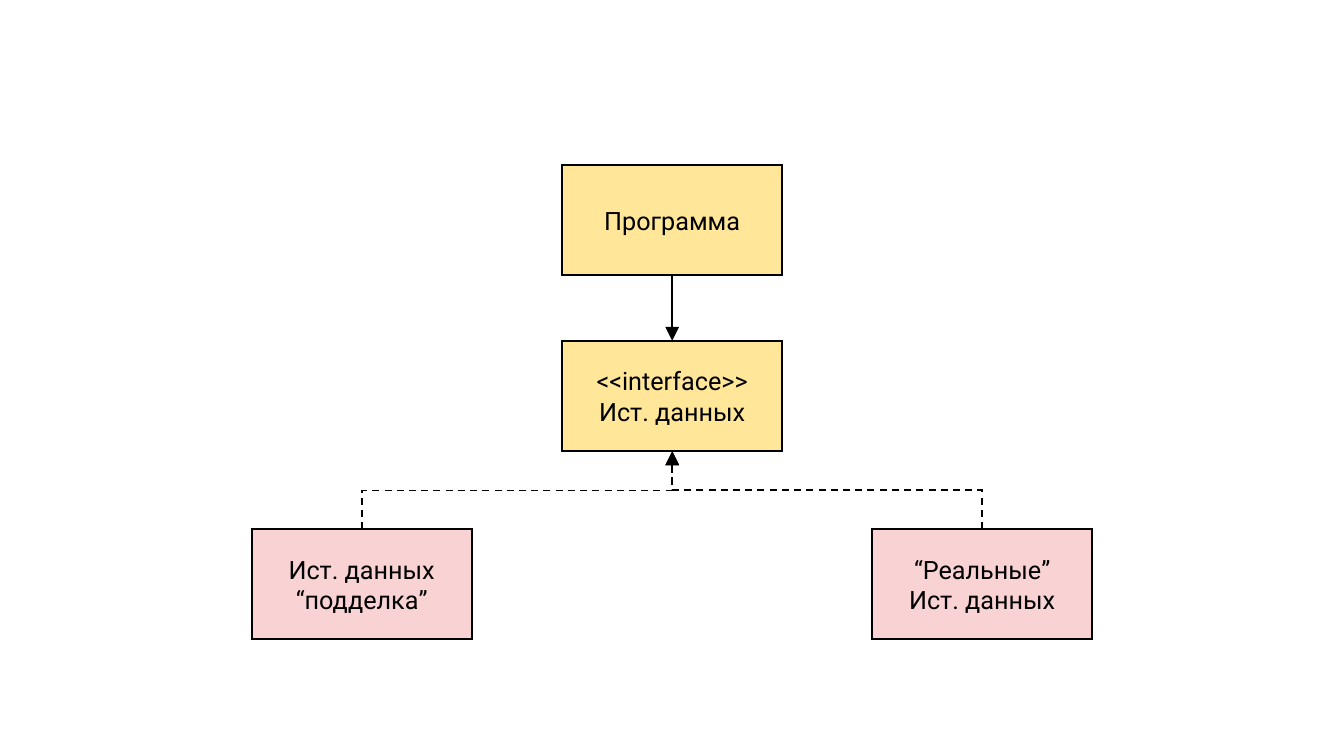
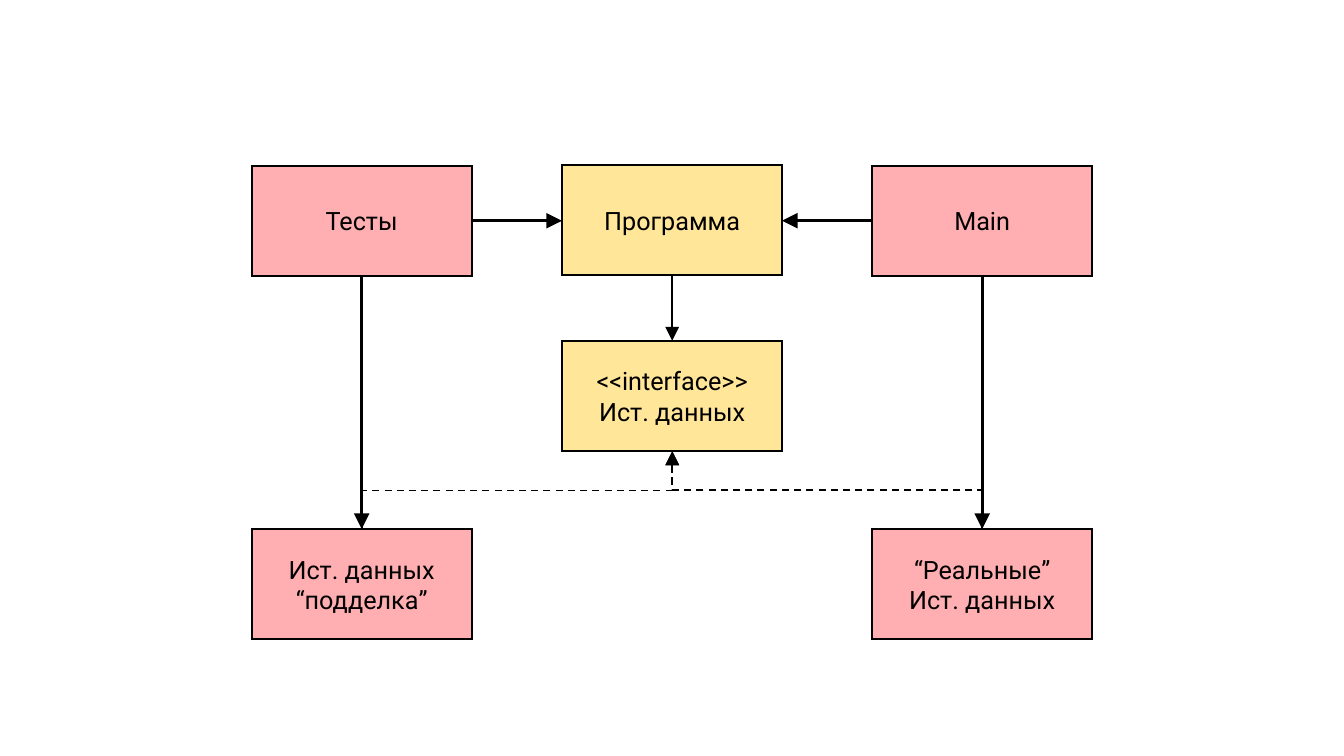
Before and after one commit to rkhaimov/brain-gym, a slide deck: slide 51 of Презентация.pptx. Drawn at 1344x756 pixels with LibreOffice and Linux fonts; fonts in the diff are those of the drawing; background and template pictures are left out. Boxes give left, top, right and bottom in pixels: in the first picture for what was removed or moved away, otherwise in the second. Text is boxed around its words. In the diff, an @@ line names an element or a change of style, - is before the commit and + after.

Commit message:
Format

```diff
--- a/Презентация.pptx
+++ b/Презентация.pptx
@@ rectangle added at (252, 165, 472, 275), fill #FFAFB1, outline #000000 1.5 pt, 18 pt, text #000000 @@
+Тесты
@@ rectangle added at (872, 165, 1092, 275), fill #FFAFB1, outline #000000 1.5 pt, 18 pt, text #000000 @@
+Main
@@ elbow arrow added from (472, 221) to (563, 221), #000000 2.25 pt @@
@@ elbow arrow added from (872, 221) to (782, 221), #000000 2.25 pt @@
@@ elbow arrow added from (362, 276) to (362, 529), #000000 2.25 pt @@
@@ elbow arrow added from (982, 276) to (982, 529), #000000 2.25 pt @@
@@ rectangle "Ист. данных “подделка”" at (252, 529, 472, 639): fill #EE6E6E at 30% opacity to #FFAFB1 @@
@@ rectangle "“Реальные”" at (872, 529, 1092, 639): fill #EE6E6E at 30% opacity to #FFAFB1 @@
```
Also in this commit, not shown: 2 other slides changed.
